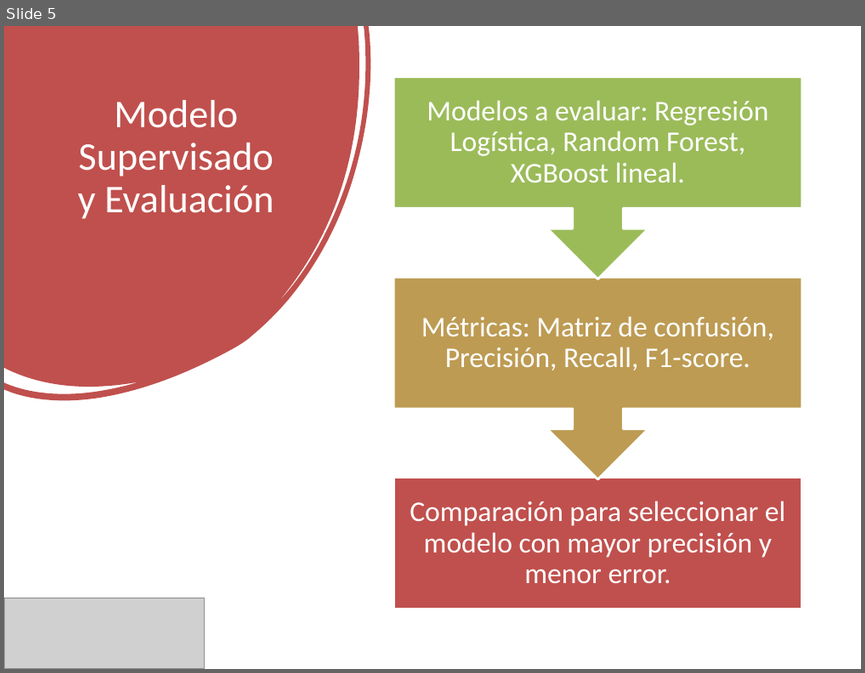
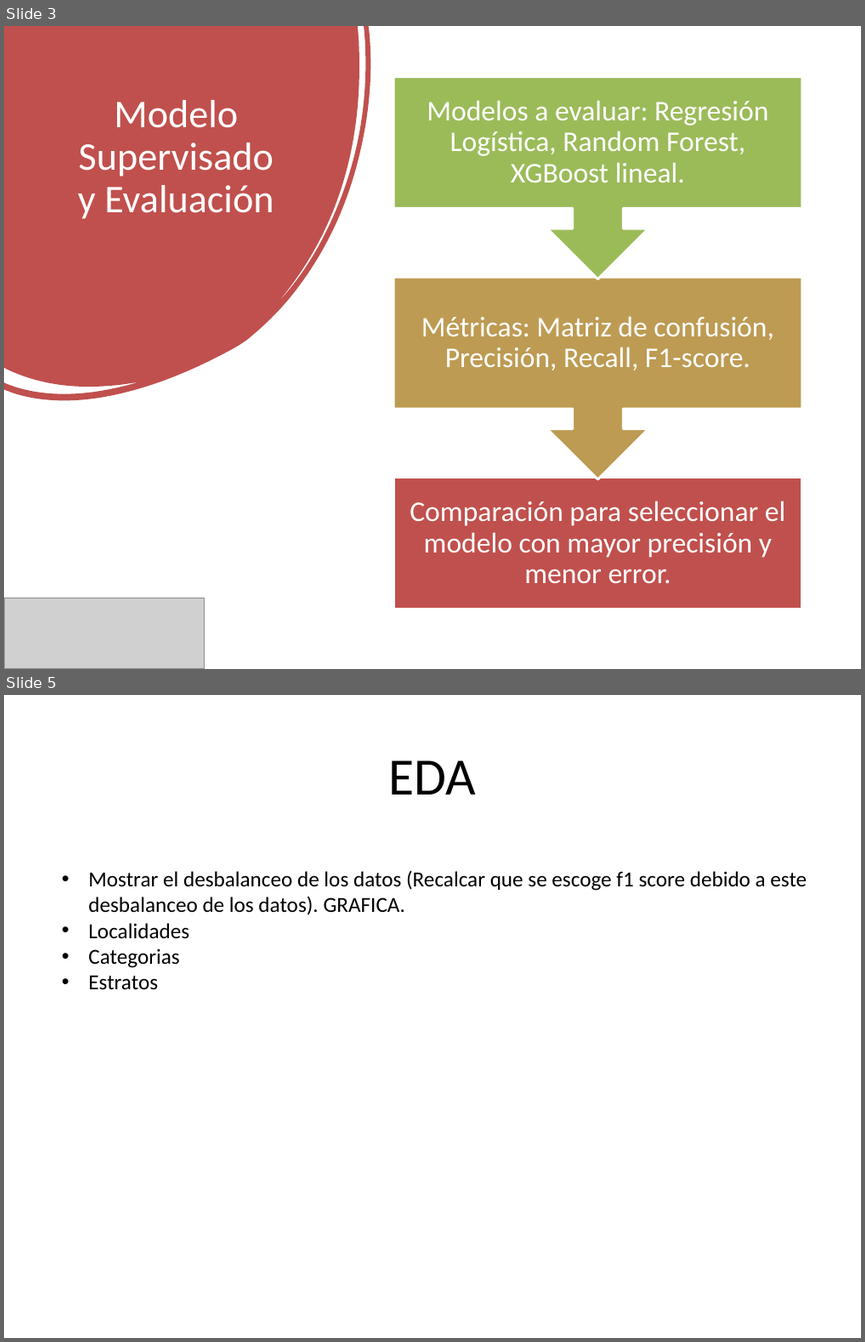
Before and after one commit to andreess891/Proyecto1_UdeM, a slide deck: Modelo_Clasificacion_Desviaciones.pptx. Shown one above the other, each under a label of ours: slide 5 before the commit, slides 3 and 5 after it; the slides between them are not shown. The pictures are 865x673 and 865x1342 pixels, drawn with LibreOffice and Linux fonts; fonts in the diff are those of the drawing; grey boxes stand for pictures. Boxes give left, top, right and bottom in pixels: in the first picture for what was removed or moved away, otherwise in the second. Text is boxed around its words. In the diff, an @@ line names an element or a change of style, - is before the commit and + after.

```diff
--- a/Modelo_Clasificacion_Desviaciones.pptx
+++ b/Modelo_Clasificacion_Desviaciones.pptx
@@ slide 5 added at bbox=[4, 695, 861, 1338], background #FFFFFF @@
@@ title added at bbox=[389, 760, 477, 794], 44 pt, text #000000 @@
+EDA
@@ text added at bbox=[88, 870, 806, 990], 18 pt, text #000000 @@
+• Mostrar el desbalanceo de los datos (Recalcar que se escoge f1 score debido a este desbalanceo de los datos). GRAFICA.
+• Localidades
+• Categorias
+• Estratos
@@ what was slide 5 is now slide 3 @@
```
Also in this commit, not shown: 1 slide changed, 4 other slides added, 1 slide removed, 4 other files.
